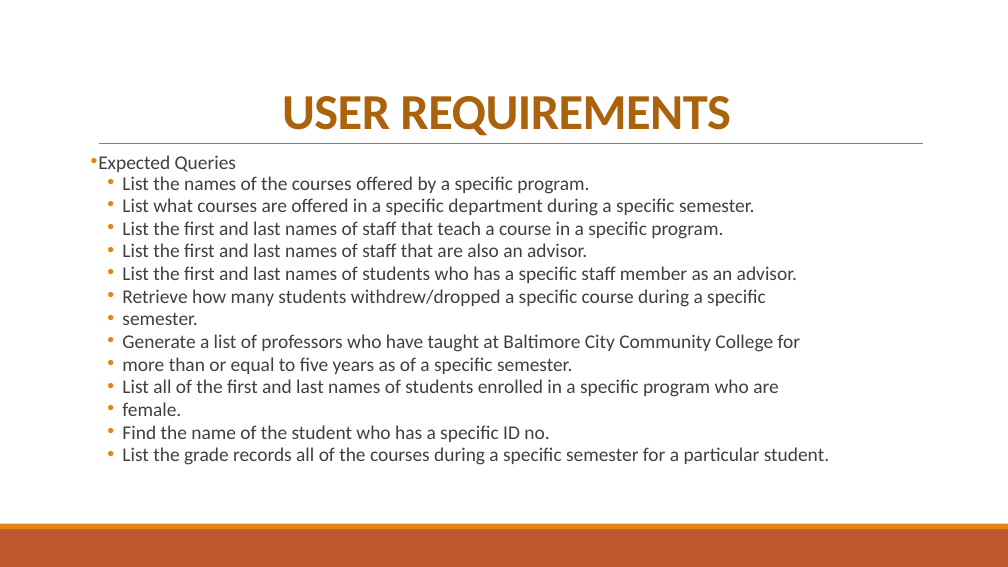
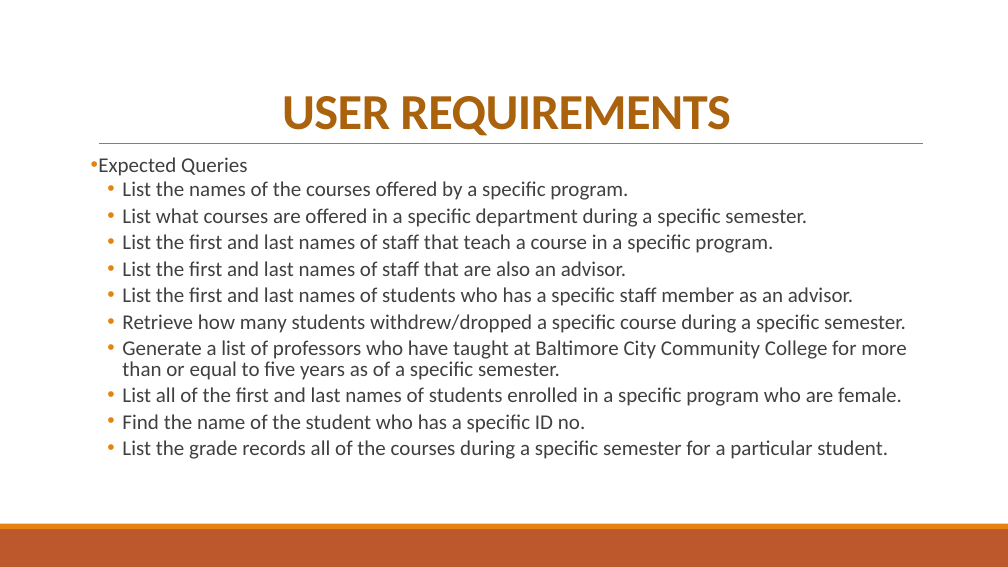
Before and after one commit to dellathefella/COSC457Project, a slide deck: slide 4 of Documentation/BCCC Presentation.pptx. Drawn at 1008x567 pixels with LibreOffice and Linux fonts; fonts in the diff are those of the drawing. Boxes give left, top, right and bottom in pixels: in the first picture for what was removed or moved away, otherwise in the second. Text is boxed around its words. In the diff, an @@ line names an element or a change of style, - is before the commit and + after.

```diff
--- a/Documentation/BCCC Presentation.pptx
+++ b/Documentation/BCCC Presentation.pptx
@@ text at box(98, 157, 888, 459): size 18.5 to 20 pt in "Expected Queries", "List the names of the courses offered ...", "List what courses are offered in a ...", "List the first and last names of ..." and 4 more places; line spacing 0.7 to 0.8 @@
@@ text at box(122, 314, 906, 406): text changed; size 18.5 to 20 pt @@
-  • Retrieve how many students withdrew/dropped a specific course during a specific
-  • semester.
-  • Generate a list of professors who have taught at Baltimore City Community College for
-  • more than or equal to five years as of a specific semester.
-  • List all of the first and last names of students enrolled in a specific program who are
-  • female.
+  • Retrieve how many students withdrew/dropped a specific course during a specific semester.
+  • Generate a list of professors who have taught at Baltimore City Community College for more than or equal to five years as of a specific semester.
+  • List all of the first and last names of students enrolled in a specific program who are female.
```
Also in this commit, not shown: 4 other slides changed.
